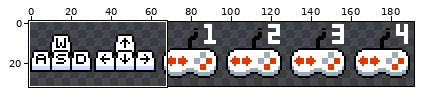
One commit to this sprite sheet: sprites/controls.png. The first picture is a wide view before the edit; the outline marks the close-up.
Close-up. Before:
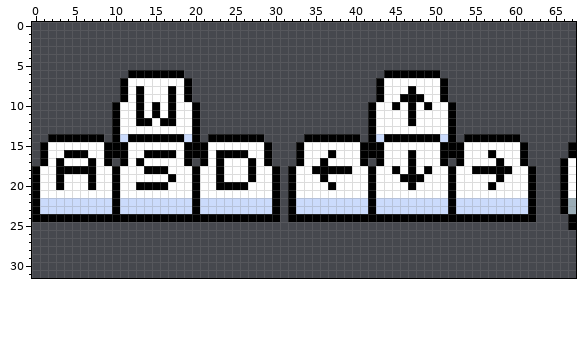
The file is 192x32 pixels. Shown: x 0..67, y 0..31.
Now the later version:
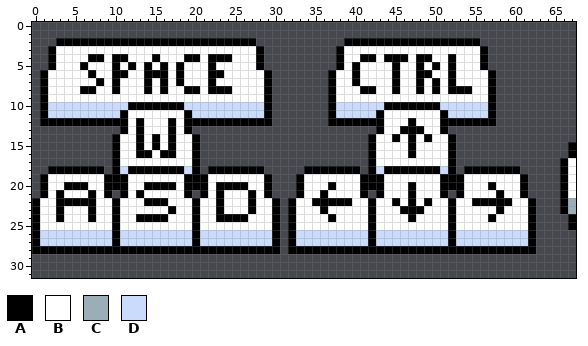
Palette (. is transparent): A #000000  B #ffffff  C #9badb7  D #cbdbfc
Edits made:
@@ x 0..67 @@
  1 ....................................................................
- 2 ....................................................................
- 3 ....................................................................
- 4 ....................................................................
- 5 ....................................................................
- 6 ............AAAAAAA.........................AAAAAAA.................
- 7 ...........ABBBBBBBA.......................ABBBBBBBA................
- 8 ...........ABABBBABA.......................ABBBABBBA................
- 9 ...........ABABBBABA.......................ABBAAABBA................
-10 ..........ABBABABABBA.....................ABBABABABBA...............
-11 ..........ABBABABABBA.....................ABBBBABBBBA...............
-12 ..........ABBAABAABBA.....................ABBBBABBBBA...............
-13 ..........ABBBBBBBBBA.....................ABBBBBBBBBA...............
-14 ..AAAAAAA.ADAAAAAAADA.AAAAAAA.....AAAAAAA.ADAAAAAAADA.AAAAAAA.......
-15 .ABBBBBBBAAABBBBBBBAAABBBBBBBA...ABBBBBBBAAABBBBBBBAAABBBBBBBA.....A
-16 .ABBAAABBAAABBAAAABAAABAAAABBA...ABBBABBBAAABBBABBBAAABBBABBBA.....A
-17 .ABABBBABA.ABABBBBBA.ABABBBABA...ABBABBBBA.ABBBABBBA.ABBBBABBA....AB
-18 ABBAAAAABBABBBAAABBBABBABBBABBA.ABBAAAAABBABBABABABBABBAAAAABBA...AB
-19 ABBABBBABBABBBBBBABBABBABBBABBA.ABBBABBBBBABBBAAABBBABBBBBABBBA...AB
-20 ABBABBBABBABBAAAABBBABBAAAABBBA.ABBBBABBBBABBBBABBBBABBBBABBBBA...AB
-21 ABBBBBBBBBABBBBBBBBBABBBBBBBBBA.ABBBBBBBBBABBBBBBBBBABBBBBBBBBA...AB
-22 ADDDDDDDDDADDDDDDDDDADDDDDDDDDA.ADDDDDDDDDADDDDDDDDDADDDDDDDDDA...AC
-23 ADDDDDDDDDADDDDDDDDDADDDDDDDDDA.ADDDDDDDDDADDDDDDDDDADDDDDDDDDA...AC
-24 AAAAAAAAAAAAAAAAAAAAAAAAAAAAAAA.AAAAAAAAAAAAAAAAAAAAAAAAAAAAAAA....A
-25 ...................................................................A
-26 ....................................................................
-27 ....................................................................
-28 ....................................................................
+ 2 ...AAAAAAAAAAAAAAAAAAAAAAAAA...........AAAAAAAAAAAAAAAAA............
+ 3 ..ABBBBBBBBBBBBBBBBBBBBBBBBBA.........ABBBBBBBBBBBBBBBBBA...........
+ 4 ..ABBBBAABAABBBABBBAABAAABBBA.........ABBAABAAABAABBABBBA...........
+ 5 ..ABBBABBBABABABABABBBABBBBBA.........ABABBBBABBABABABBBA...........
+ 6 .ABBBBBABBAABBAAABABBBAABBBBBA.......ABBABBBBABBAABBABBBBA..........
+ 7 .ABBBBBBABABBBABABABBBABBBBBBA.......ABBABBBBABBABABABBBBA..........
+ 8 .ABBBBAABBABBBABABBAABAAABBBBA.......ABBBAABBABBABABAAABBA..........
+ 9 .ABBBBBBBBBBBBBBBBBBBBBBBBBBBA.......ABBBBBBBBBBBBBBBBBBBA..........
+10 .ADDDDDDDDDDAAAAAAADDDDDDDDDDA.......ADDDDDDAAAAAAADDDDDDA..........
+11 .ADDDDDDDDDABBBBBBBADDDDDDDDDA.......ADDDDDABBBBBBBADDDDDA..........
+12 .AAAAAAAAAAABABBBABAAAAAAAAAAA.......AAAAAAABBBABBBAAAAAAA..........
+13 ...........ABABBBABA.......................ABBAAABBA................
+14 ..........ABBABABABBA.....................ABBABABABBA...............
+15 ..........ABBABABABBA.....................ABBBBABBBBA..............A
+16 ..........ABBAABAABBA.....................ABBBBABBBBA..............A
+17 ..........ABBBBBBBBBA.....................ABBBBBBBBBA.............AB
+18 ..AAAAAAA.ADAAAAAAADA.AAAAAAA.....AAAAAAA.ADAAAAAAADA.AAAAAAA.....AB
+19 .ABBBBBBBAAABBBBBBBAAABBBBBBBA...ABBBBBBBAAABBBBBBBAAABBBBBBBA....AB
+20 .ABBAAABBAAABBAAAABAAABAAAABBA...ABBBABBBAAABBBABBBAAABBBABBBA....AB
+21 .ABABBBABA.ABABBBBBA.ABABBBABA...ABBABBBBA.ABBBABBBA.ABBBBABBA....AB
+22 ABBAAAAABBABBBAAABBBABBABBBABBA.ABBAAAAABBABBABABABBABBAAAAABBA...AC
+23 ABBABBBABBABBBBBBABBABBABBBABBA.ABBBABBBBBABBBAAABBBABBBBBABBBA...AC
+24 ABBABBBABBABBAAAABBBABBAAAABBBA.ABBBBABBBBABBBBABBBBABBBBABBBBA....A
+25 ABBBBBBBBBABBBBBBBBBABBBBBBBBBA.ABBBBBBBBBABBBBBBBBBABBBBBBBBBA....A
+26 ADDDDDDDDDADDDDDDDDDADDDDDDDDDA.ADDDDDDDDDADDDDDDDDDADDDDDDDDDA.....
+27 ADDDDDDDDDADDDDDDDDDADDDDDDDDDA.ADDDDDDDDDADDDDDDDDDADDDDDDDDDA.....
+28 AAAAAAAAAAAAAAAAAAAAAAAAAAAAAAA.AAAAAAAAAAAAAAAAAAAAAAAAAAAAAAA.....
 29 ....................................................................
